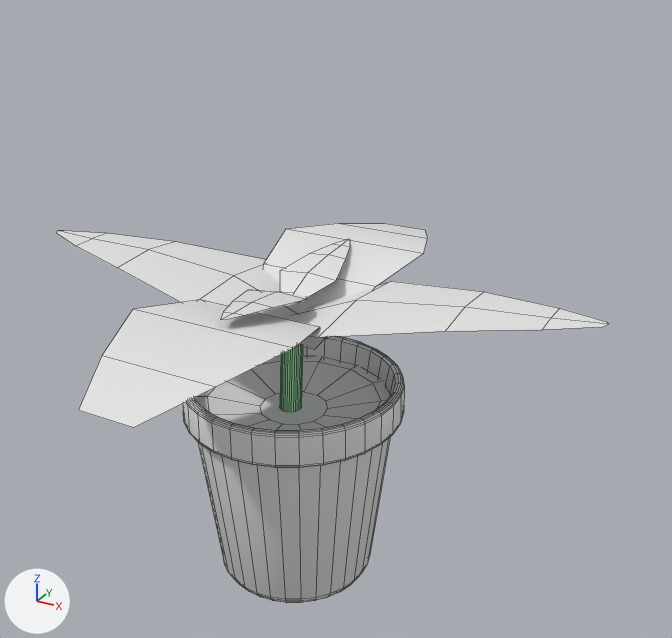
Before and after pictures for a commit that changed the FBX model Models/Plants/Stage2Sativa.fbx.
Camera for both pictures: a 50 mm lens placed at (0.32, -0.517, 0.481), pointed at (0.026, 0.018, 0.213). Lighting does not change. The marker at lower left points along +X, +Y and +Z. The older version comes first. Mesh edges are drawn as thin lines.

In view in the first picture: 'Stage2Sativa'.
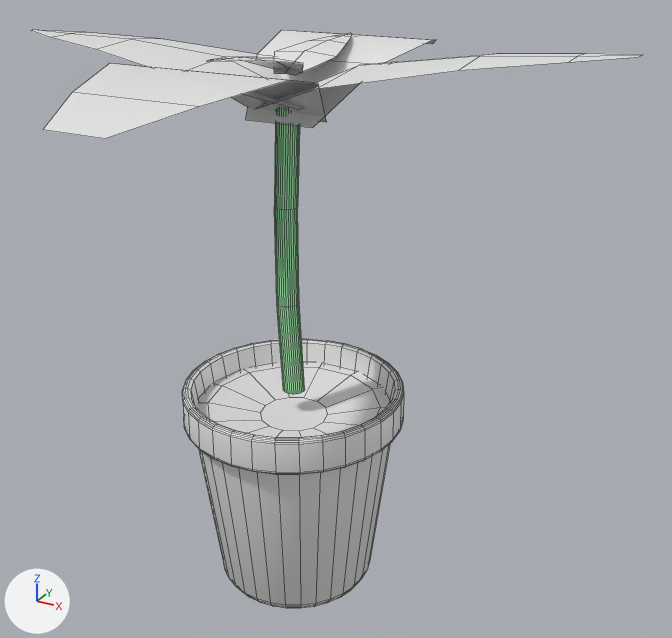
Scene script edits in JSON lines:
```json
{"block": "me_cylinder_126", "where": "# used by ob_stage2sativa; location = (0.0, 0.0, 0.0)"}
{"op": "remove", "block": "me_cylinder_126", "code": "me_cylinder_126.from_pydata(...)  # 762 vertices, 649 faces; spans x -0.218..0.218, y -0.191..0.191, z 0.0..0.256"}
{"op": "add", "block": "me_cylinder_126", "code": "me_cylinder_126.from_pydata(...)  # 762 vertices, 649 faces; spans x -0.218..0.218, y -0.191..0.191, z 0.0..0.411"}
{"block": "me_cylinder_126", "change": "me_cylinder_126 part 1: the loose piece of 128 vertices spanning x -0.012..0.004, y -0.007..0.014, z 0.0..0.213 is moved by (0.0, 0.0, 0.155)"}
{"block": "me_cylinder_126", "change": "me_cylinder_126 part 2: the loose piece of 15 vertices spanning x -0.218..0.017, y -0.051..0.056, z 0.211..0.246 is moved by (0.0, 0.0, 0.155)"}
{"block": "me_cylinder_126", "change": "me_cylinder_126 part 3: the loose piece of 15 vertices spanning x -0.015..0.218, y -0.053..0.054, z 0.21..0.256 is moved by (0.0, 0.0, 0.155)"}
{"block": "me_cylinder_126", "change": "me_cylinder_126 part 4: the loose piece of 10 vertices spanning x -0.062..0.059, y -0.191..0.009, z 0.2..0.245 is moved by (0.0, 0.0, 0.155)"}
{"block": "me_cylinder_126", "change": "me_cylinder_126 part 5: the loose piece of 10 vertices spanning x -0.062..0.059, y -0.009..0.191, z 0.2..0.245 is moved by (0.0, 0.0, 0.155)"}
{"block": "me_cylinder_126", "change": "me_cylinder_126 part 6: the loose piece of 15 vertices spanning x -0.023..0.022, y -0.006..0.094, z 0.231..0.246 is moved by (0.0, 0.0, 0.155)"}
{"block": "me_cylinder_126", "change": "me_cylinder_126 part 7: the loose piece of 15 vertices spanning x -0.022..0.024, y -0.091..0.008, z 0.23..0.25 is moved by (0.0, 0.0, 0.155)"}
{"block": "me_cylinder_126", "change": "me_cylinder_126 part 8: the loose piece of 42 vertices spanning x -0.074..0.074, y -0.072..0.072, z 0.143..0.15 is moved by (0.0, 0.0, -0.005)"}
{"block": "me_cylinder_126", "change": "me_cylinder_126 part 9: the loose piece of 512 vertices spanning x -0.081..0.081, y -0.081..0.081, z 0.005..0.168 is moved by (0.0, 0.0, -0.005)"}
```

What differs and where, as boxes (x1, y1, x2, y2) in the pictures (672 x 638 px; the box of a moved part takes in the faces that stretch with it):
```json
{"object": "Stage2Sativa", "change": "reshaped", "before": [57, 223, 608, 603], "after": [32, 30, 642, 608], "on screen": "11% wider, 52% taller"}
{"part": 1, "of": "me_cylinder_126", "change": "moved or reshaped", "before": [280, 345, 303, 411], "after": [274, 109, 305, 394]}
{"part": 2, "of": "me_cylinder_126", "change": "moved or reshaped", "before": [57, 231, 305, 320], "after": [32, 30, 303, 110]}
{"part": 3, "of": "me_cylinder_126", "change": "moved or reshaped", "before": [288, 281, 608, 337], "after": [256, 53, 642, 109]}
{"part": 4, "of": "me_cylinder_126", "change": "moved or reshaped", "before": [78, 300, 327, 428], "after": [43, 64, 327, 139]}
{"part": 5, "of": "me_cylinder_126", "change": "moved or reshaped", "before": [263, 223, 428, 349], "after": [246, 30, 436, 128]}
{"part": 6, "of": "me_cylinder_126", "change": "moved or reshaped", "before": [280, 239, 350, 303], "after": [274, 33, 352, 75]}
{"part": 7, "of": "me_cylinder_126", "change": "moved or reshaped", "before": [220, 290, 306, 320], "after": [206, 57, 303, 73]}
{"part": 8, "of": "me_cylinder_126", "change": "moved or reshaped", "before": [196, 356, 390, 431], "after": [197, 362, 390, 438]}
{"part": 9, "of": "me_cylinder_126", "change": "moved or reshaped", "before": [183, 336, 404, 603], "after": [182, 339, 404, 608]}
```
